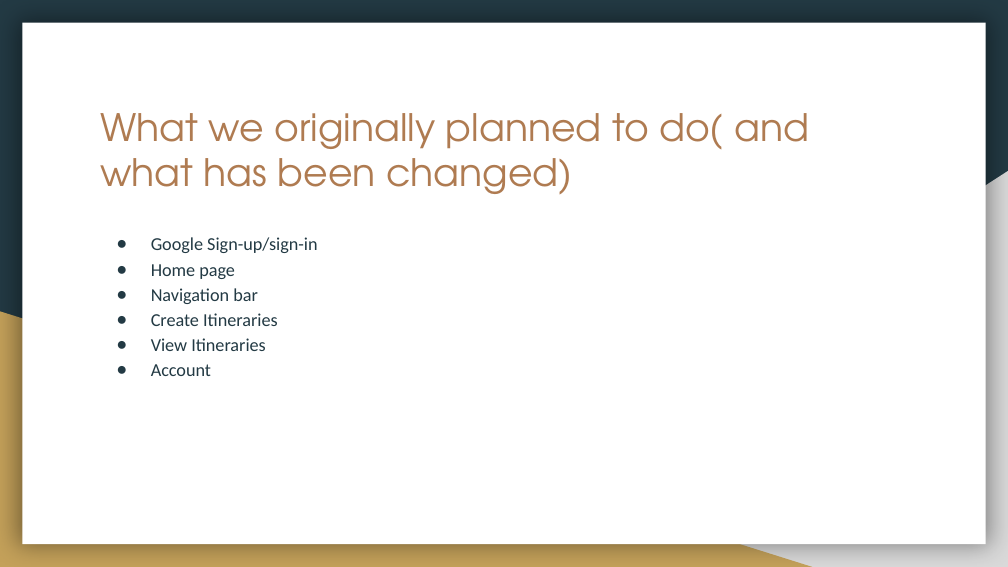
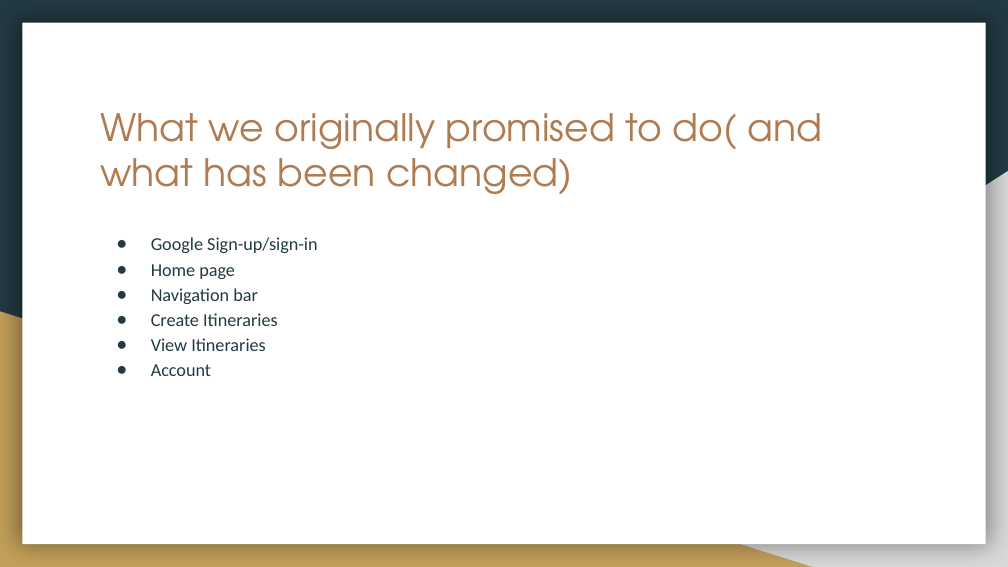
Before and after one commit to DustinWZook/Atlas-Itinerary, a slide deck: slide 3 of Documents/Progress Update/Project Update.pptx (slide 2 before the commit). Drawn at 1008x567 pixels with LibreOffice and Linux fonts; fonts in the diff are those of the drawing. Boxes give left, top, right and bottom in pixels: in the first picture for what was removed or moved away, otherwise in the second. Text is boxed around its words. In the diff, an @@ line names an element or a change of style, - is before the commit and + after.

```diff
--- a/Documents/Progress Update/Project Update.pptx
+++ b/Documents/Progress Update/Project Update.pptx
@@ title at (100,113,823,194): text changed @@
-What we originally planned to do( and what has been changed)
+What we originally promised to do( and what has been changed)
```
Also in this commit, not shown: 1 slide added, 1 other file.
